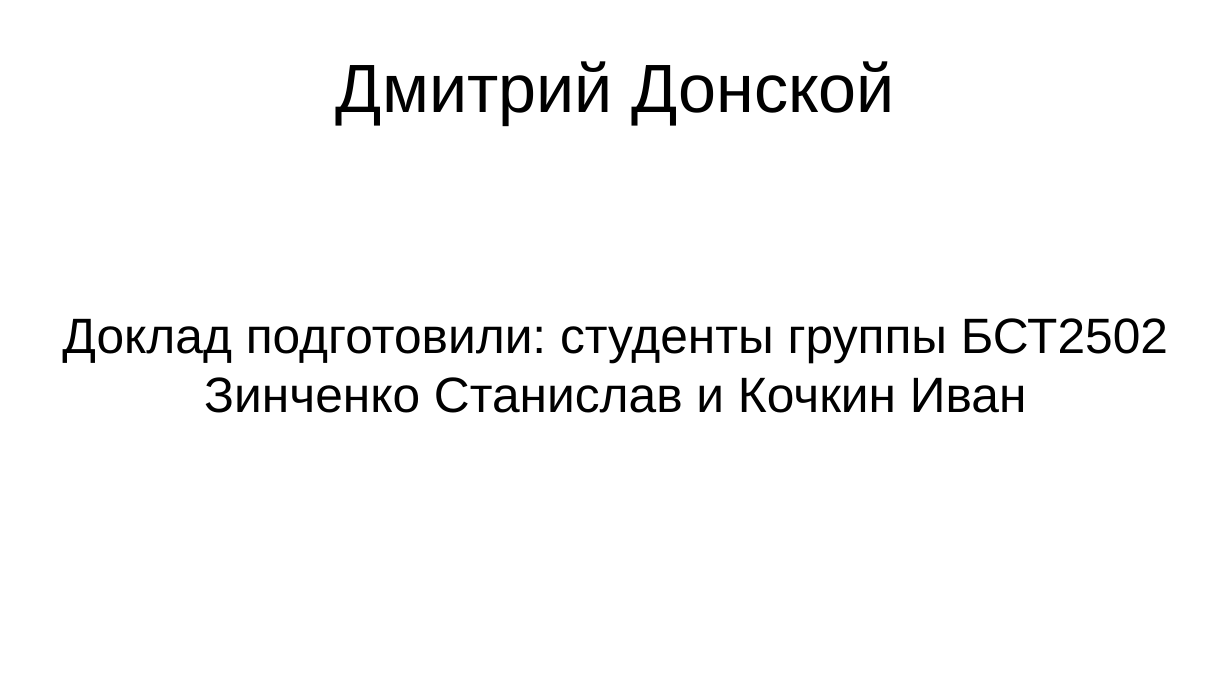
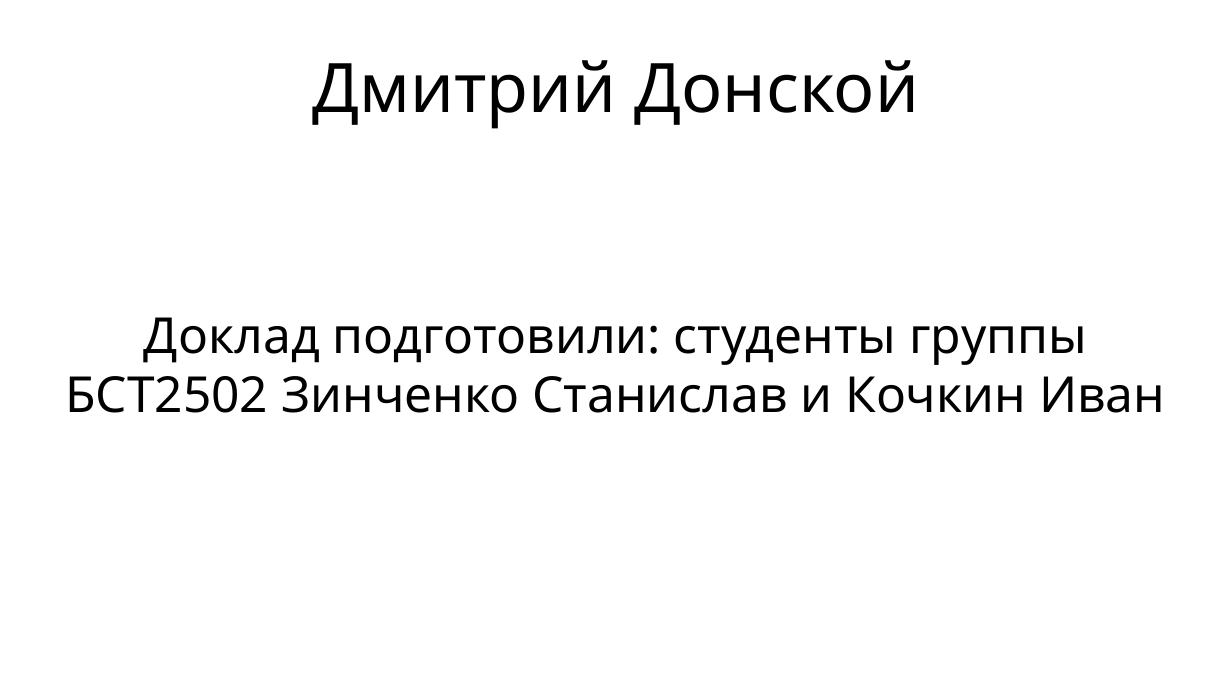
Before and after one commit to Astolfo-femboy-UwU/urban-octo-barnacle, a slide deck: slide 1 of История/Дмитрий Донской.pptx. Drawn at 1232x693 pixels with LibreOffice and Linux fonts; fonts in the diff are those of the drawing. Boxes give left, top, right and bottom in pixels: in the first picture for what was removed or moved away, otherwise in the second. Text is boxed around its words. In the diff, an @@ line names an element or a change of style, - is before the commit and + after.

Commit message:
Донской

```diff
--- a/История/Дмитрий Донской.pptx
+++ b/История/Дмитрий Донской.pptx
@@ title "Дмитрий Донской" at (312, 60, 919, 129): font Arial to Noto Sans @@
@@ subtitle "Доклад подготовили: студенты группы БСТ2502 ..." at (65, 317, 1165, 413): font Arial to Noto Sans @@
```
Also in this commit, not shown: 1 other slide changed, 7 slides added, 5 slides removed, 3 other files.
